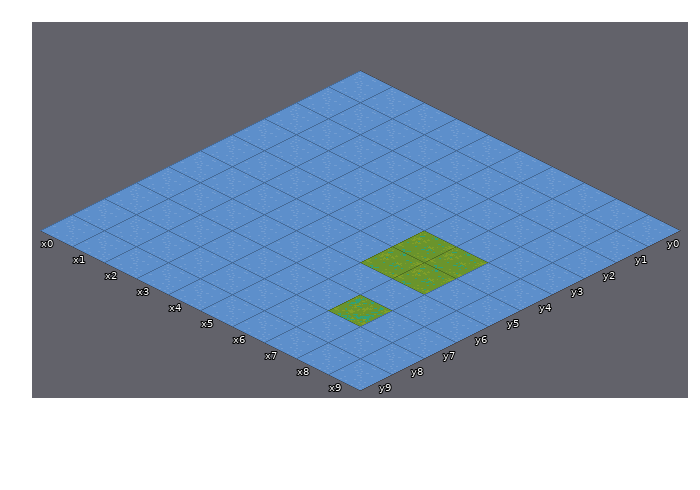
Tiled map -- assets/iso-map.tmx. Above, as it was before the edit.
Cells are 64x32 px. Isometric: x runs down to the right, y down to the left. Shown: x 0..9, y 0..9. The commit also replaced the tileset; all pictures use the new one.
The result:
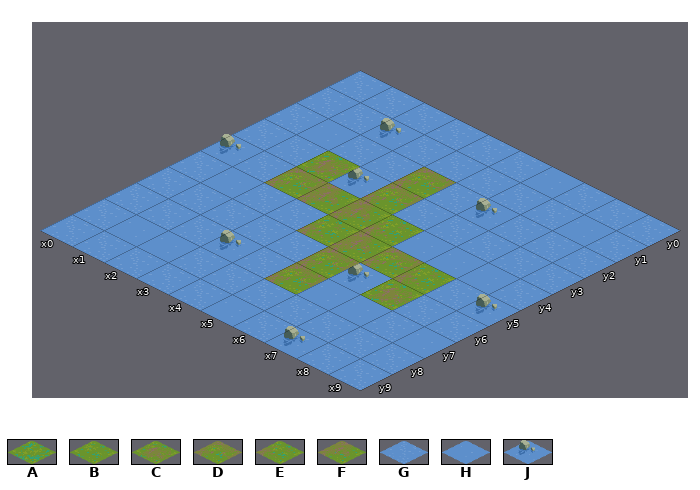
Key: from "iso": A 10, B 11, C 16, D 32, E 37, F 50, G 174, H 175, J 210.
_ is an empty cell.
Tiles of an added or newly shown layer are drawn over the layers below it.
Difference:
Layer "water":
y 3: x 3 G -> J
y 4..5: x 6..7 BB -> HH
y 6: x 6 G -> J
y 7: x 7 A -> H
Layer "ground" (added):
y 0: x 6 _ -> H
y 1: x 2 _ -> J; x 8 _ -> H
y 2: x 1 _ -> H; x 4 _ -> D; x 6 _ -> J
y 3: x 2 _ -> C; x 4 _ -> D
y 4: x 0 _ -> J; x 2..5 ____ -> DFFE; x 8 _ -> H
y 5: x 1 _ -> H; x 4..7 ____ -> EFDE; x 9 _ -> J
y 6: x 5 _ -> D; x 7 _ -> C
y 7: x 3 _ -> J; x 5..6 __ -> DH; x 9 _ -> H
y 8: x 1..2 __ -> HH
y 9: x 5 _ -> H; x 7 _ -> J
Changed places in both pictures, as pixel boxes (x1, y1, x2, y2):
changed: (116, 118, 606, 357)
